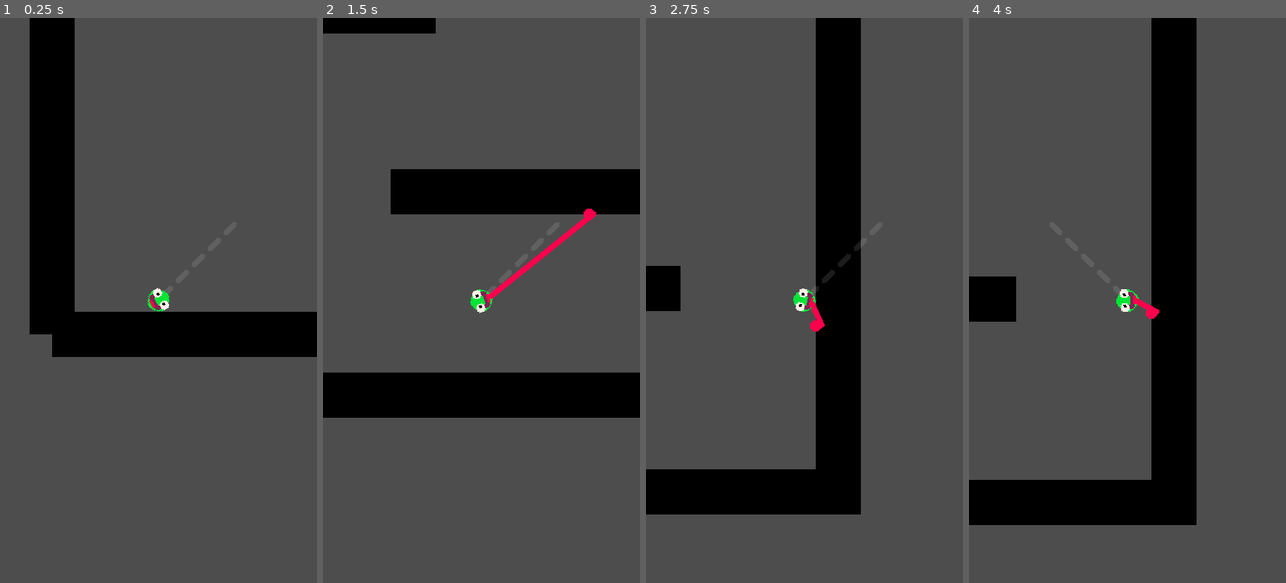
Above: before the commit, frames 1-4 (left to right).
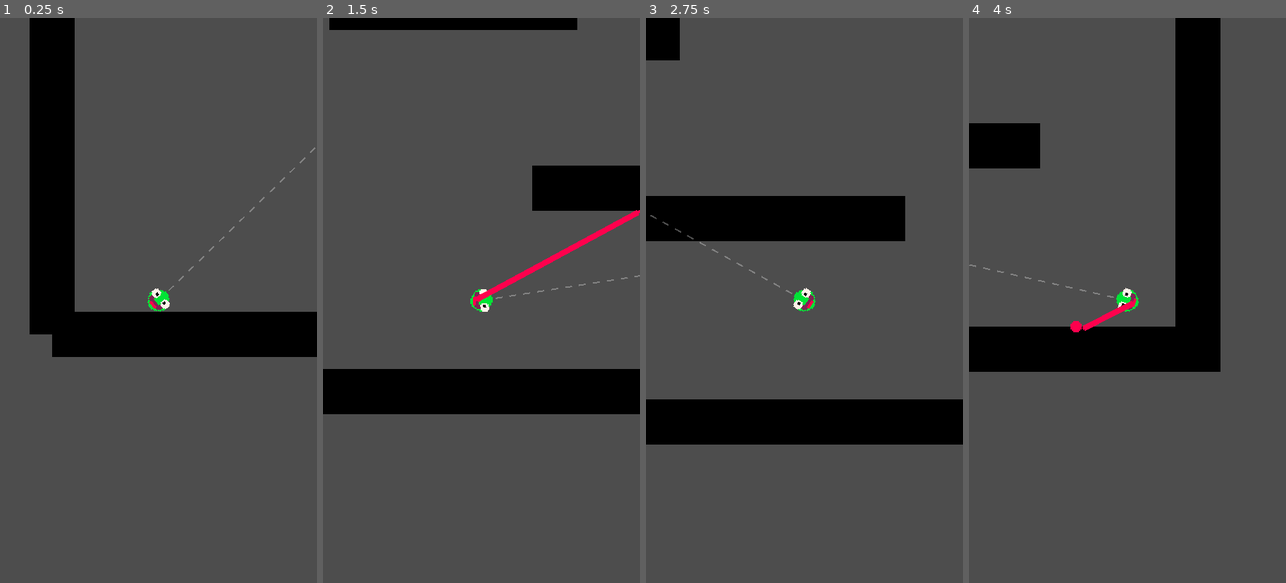
Above: after the commit, the same moments.

Repository: NEW-CYLANDIA/7drl2023
Game: Godot game, scene res://src/game_scene.tscn
Two runs of this game, one before a commit and one after it. Both use one fixed random seed, a clock stepped at 60 frames per second and the inputs below.
Inputs:
- Up to frame 1 (0.25 s): no input
- Up to frame 2 (1.5 s): tap Space (action) at 0.6, 1.35 s
- Up to frame 3 (2.75 s): tap Space (action) at 2.1 s
- Up to frame 4 (4 s): tap Space (action) at 2.85, 3.6 s

The runs differ from the first frame. In frame 1, 0.1% of the frame differs, in the area x 46-100%, y 22-52%; in frame 2, 7.5%; in frame 3, 29%, in the area x 0-100%, y 0-88%; in frame 4, 25%.

Commit message:
added locked/spinning rotate states

Diff:
--- a/src/Player.gd
+++ b/src/Player.gd
@@ -1,8 +1,12 @@
 extends CharacterBody2D
 enum State {
 	Moving,
-	Transitioning,
 	Swinging
+}
+enum RotateState {
+	Locked45,
+	LockedCurrent,
+	Spinning,
 }
 @export var speed = 300.0
 @export var jump_vel = -400.0
@@ -12,13 +16,14 @@
 @export var tongue_extend_speed = 0.5;
 @export var tongue_grapple_point_sprite:Node2D
 @export var tongue_sprite:Sprite2D;
+@export var spin_speed:float = 0.05;
 
 var tongue_sprite_connect_pos:Node2D;
 
 var dir = 1;
 
 var state:State = State.Moving;
-
+var rotate_state:RotateState = RotateState.Spinning;
 var tongue_ray:RayCast2D;
 var tongue_length_normalizer:float;
 
@@ -37,40 +42,33 @@
 
 	tongue_sprite.visible = false;
 func _physics_process(delta):
-	if (state != State.Transitioning):
-		# Add the gravity.
-		if not is_on_floor():
-			velocity.y += gravity * delta
+
+	# Add the gravity.
+	if not is_on_floor():
+		velocity.y += gravity * delta
 
 	if (state == State.Moving):
-		check_flip();
+		rotate_state = RotateState.Spinning if is_on_floor() else RotateState.LockedCurrent
+		print("locked45: " + str(rotate_state == RotateState.Locked45));
 		if Input.is_action_just_pressed("action"):
 			if (is_on_floor()):
 				jump();
-		if Input.is_action_just_released("action"):
-			print("hello");
-			change_state(State.Transitioning)
+		if Input.is_action_just_released("action") && tongue_ray.is_colliding():
+			change_state(State.Swinging)
 
 		# Get the input direction and handle the movement/deceleration.
 		target_vel.x = dir * speed;
 		velocity.x = move_toward(velocity.x, target_vel.x, accel);
 
-		$Sprite.rotate(velocity.x/1000);
+
 
 		if ($WallRay.is_colliding()):
 			dir *= -1;
+			check_flip();
 			velocity.x = dir * speed;
 
-	if (state == State.Transitioning):
-		var target_tongue_length:float = (tongue_grapple_point - position).length() * tongue_length_normalizer
-		tongue_sprite.scale.y = move_toward(tongue_sprite.scale.y, target_tongue_length, tongue_extend_speed);
-		update_tongue_visuals(false);
-		if (abs(target_tongue_length - tongue_sprite.scale.y) < tongue_extend_speed):
-			tongue_sprite.scale.y = target_tongue_length;
-			change_state(State.Swinging);
-
 	if (state == State.Swinging):
-
+		rotate_state = RotateState.Spinning;
 		var dir_to_grapple = (tongue_grapple_point - position).normalized();
 		var speed_towards_point = velocity.dot(dir_to_grapple)
 		if (position.distance_to(tongue_grapple_point) > tongue_length):
@@ -80,23 +78,33 @@
 			change_state(State.Moving);
 			jump();
 			dir = sign(velocity.x);
+			check_flip();
 
 
 	move_and_slide()
 	update_tongue_visuals();
+	if (rotate_state == RotateState.Spinning):
+		tongue_ray.rotation_degrees = $Sprite.rotation_degrees - 45;
+		$Sprite.rotate(dir * spin_speed);
+	check_flip();
+
 	tongue_sprite.position = tongue_sprite_connect_pos.global_position;
 
 func jump():
 	velocity.y += jump_vel;
 
 func grab_grapple_point():
+	tongue_ray.collide_with_bodies
 	var collider = tongue_ray.get_collider()
 	tongue_grapple_point = tongue_ray.get_collision_point();
 	tongue_length = position.distance_to(tongue_grapple_point);
 
 func check_flip():
+	if (rotate_state == RotateState.Locked45):
+		tongue_ray.rotation_degrees = 0;
+		if (dir < 0):
+			tongue_ray.target_position.x *= -1;
 	if (sign(dir) != sign($WallRay.target_position.x)):
-		$TongueRay.target_position.x *= -1;
 		$WallRay.target_position.x *= -1;
 		if (round($TongueGuide.rotation_degrees) == -135):
 			$TongueGuide.rotation_degrees -= 90;
@@ -107,7 +115,10 @@
 	tongue_grapple_point_sprite.visible = false;
 	if new_state == State.Moving:
 		tongue_sprite.visible = false;
+
 	if new_state == State.Swinging:
+		rotate_state = RotateState.Spinning;
+		grab_grapple_point();
 		tongue_sprite.visible = true;
 		var artificial_vel = (tongue_grapple_point - position);
 		artificial_vel.y *= -1;
@@ -117,11 +128,6 @@
 		tongue_grapple_point_sprite.position = tongue_grapple_point;
 
 		update_tongue_visuals();
-
-	if new_state == State.Transitioning:
-		grab_grapple_point();
-
-
 	state = new_state;
 
 func update_tongue_visuals(update_scale = true):
--- /dev/null
+++ b/src/RayVisualizer.gd
@@ -0,0 +1,13 @@
+extends RayCast2D
+
+
+# Called when the node enters the scene tree for the first time.
+func _ready():
+	pass # Replace with function body.
+
+
+# Called every frame. 'delta' is the elapsed time since the previous frame.
+func _process(delta):
+	queue_redraw();
+func _draw():
+	draw_dashed_line(Vector2.ZERO, target_position, Color("#ffffff", 0.3), 1.0, 5.0, false);
--- a/src/game_scene.tscn
+++ b/src/game_scene.tscn
@@ -1,8 +1,9 @@
-[gd_scene load_steps=11 format=3 uid="uid://oxtmpf1pvgi1"]
+[gd_scene load_steps=12 format=3 uid="uid://oxtmpf1pvgi1"]
 
 [ext_resource type="Texture2D" uid="uid://bhcapwweelrv0" path="res://graphics/player.png" id="1_h0s8c"]
 [ext_resource type="Texture2D" uid="uid://c1v22jushtlx3" path="res://graphics/tileset.png" id="1_klscj"]
 [ext_resource type="Script" path="res://src/Player.gd" id="2_cosea"]
+[ext_resource type="Script" path="res://src/RayVisualizer.gd" id="3_h5qlr"]
 [ext_resource type="Texture2D" uid="uid://b5d0wmk2b07gr" path="res://graphics/grapple_guide.png" id="3_sdfyn"]
 [ext_resource type="Script" path="res://src/Camera2D.gd" id="4_xxo8d"]
 [ext_resource type="Texture2D" uid="uid://b1ho5ye1c5gpv" path="res://graphics/tongue.png" id="5_1j2ui"]
@@ -40,17 +41,21 @@
 tongue_extend_speed = 0.01
 tongue_grapple_point_sprite = NodePath("../TongueGrapplePoint")
 tongue_sprite = NodePath("../Tongue")
+spin_speed = 0.1
 
 [node name="CollisionShape2D" type="CollisionShape2D" parent="Player"]
 shape = SubResource("CircleShape2D_3mjqm")
 
 [node name="WallRay" type="RayCast2D" parent="Player"]
 target_position = Vector2(9, 0)
+script = ExtResource("3_h5qlr")
 
 [node name="TongueRay" type="RayCast2D" parent="Player"]
-target_position = Vector2(23, -20)
+target_position = Vector2(21, -21)
+script = ExtResource("3_h5qlr")
 
 [node name="TongueGuide" type="Sprite2D" parent="Player"]
+visible = false
 modulate = Color(1, 1, 1, 0.109804)
 rotation = -2.35619
 texture = ExtResource("3_sdfyn")
